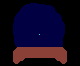
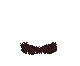
Layered file, before and after one edit (80px x 66px). Changes by layer:
added layer "Nest Background" above "Nest Visual" over [20, 42, 57, 55]
hid "materials" over [0, 0, 80, 66]
